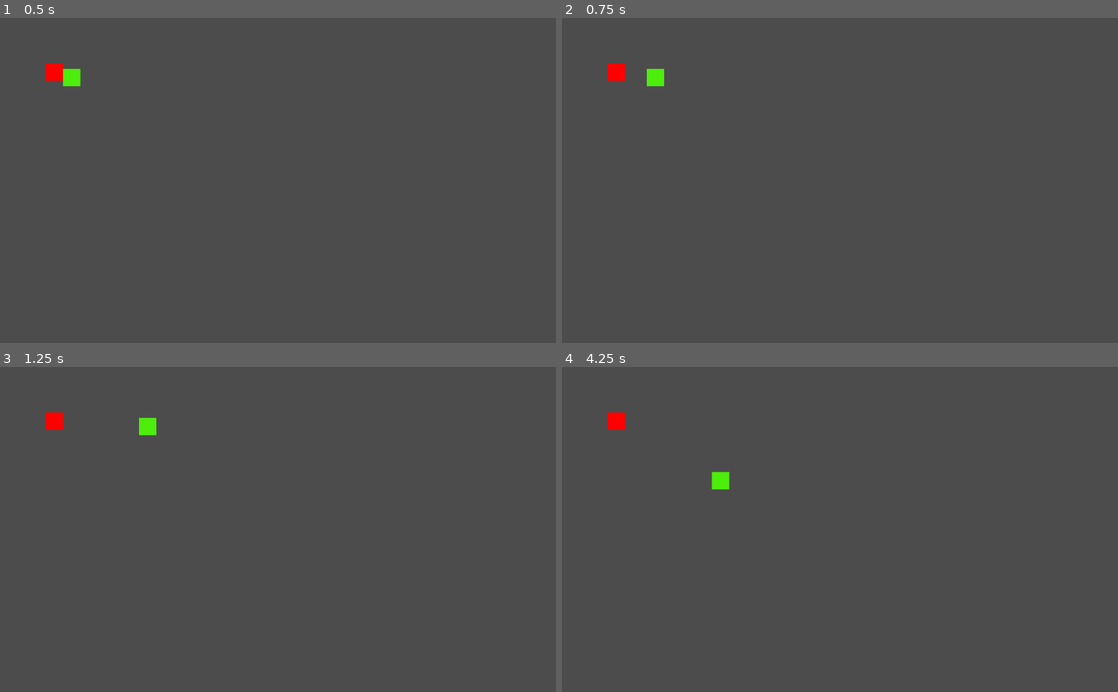
Above: before the commit, frames 1-4 (two rows, left to right).
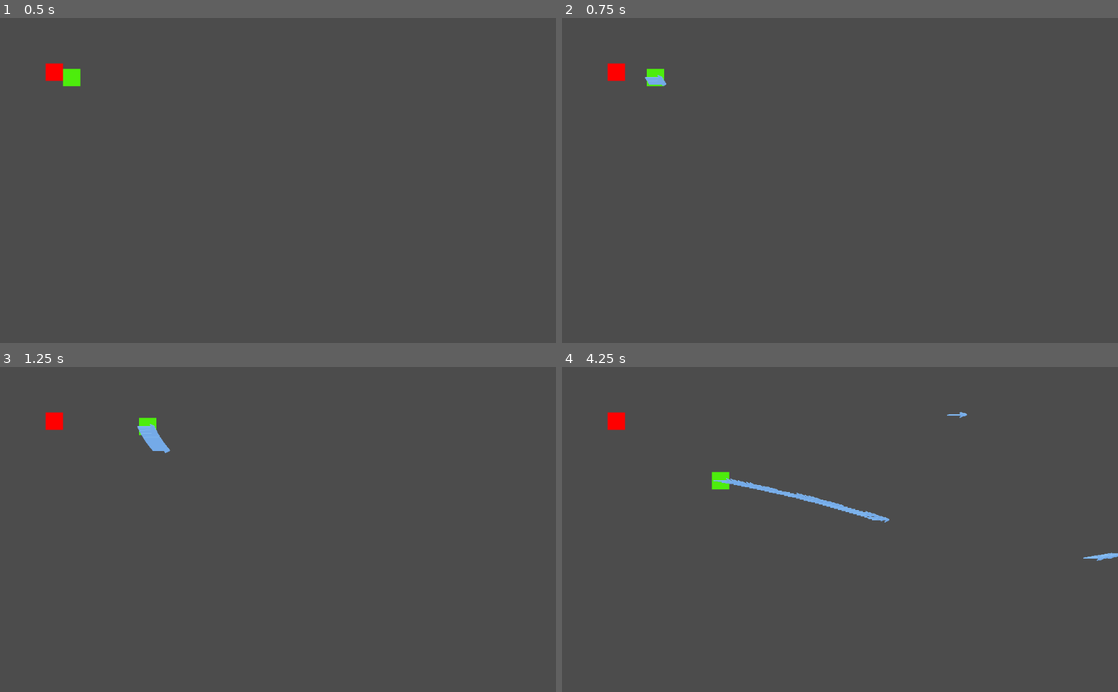
Above: after the commit, the same moments.

Repository: Skengrek/MultiplayerRPG
Game: Godot game, scene res://Scenes/main/Game.tscn
Same seed, same stepped clock (60 frames per second), same inputs: the game is played once before the commit and once after it.
Inputs (mouse positions are in pixels of both pictures, inside the frame that each line leads up to):
- Up to frame 1 (0.5 s): no input
- Up to frame 2 (0.75 s): tap Enter at 0.5 s; move the mouse to (962, 164) at 0.52 s; hold Right (ui_right) from 0.53 s (still down); hold Right mouse button (spell2, bound only after the commit) from 0.53 s (still down)
- Up to frame 3 (1.25 s): keep holding Right (ui_right); keep holding Right mouse button (spell2, bound only after the commit)
- Up to frame 4 (4.25 s): move the mouse to (728, 545) at 1.27 s; release Right (ui_right) at 1.28 s; release Right mouse button (spell2, bound only after the commit) at 1.28 s; hold Down (ui_down) 1.28-2.03 s; tap Shift (dash) at 1.35 s; right-click (728, 545) at 1.55 s; move the mouse to (895, 458) at 2.02 s; press the mouse at (895, 458) at 2.03 s; hold Right (ui_right) 2.03-2.78 s; right-click (895, 458) at 2.3 s; move the mouse to (812, 594) at 2.77 s; release the mouse at (812, 594) at 2.78 s; hold Up (ui_up) 2.78-3.53 s; right-click (812, 594) at 2.85 s; move the mouse to (1006, 578) at 3.52 s; hold Left (ui_left) from 3.53 s (still down); hold Right mouse button (spell2, bound only after the commit) from 3.53 s (still down)

Frame 1 is identical in both runs. In frame 2, less than 0.1% of the frame differs, in the area x 14-19%, y 17-21%; in frame 3, 0.3%; in frame 4, 0.6%, in the area x 27-100%, y 13-60%.

Commit message:
Added a Ice spear spell to test angle rotation of sprite

Diff:
--- /dev/null
+++ b/Scenes/Spells/IceSpear.gd
@@ -0,0 +1,19 @@
+extends Area2D
+
+export var speed:int = 250
+export var cooldown = 1
+
+var damage = 5
+
+var direction = Vector2.ZERO
+
+func shoot(newDirection, globalPosition):
+	visible = true
+	direction = newDirection
+	$Sprite.rotation_degrees = atan2(newDirection.y, newDirection.x)
+	global_position = globalPosition
+	$AnimationPlayer.play('Fired')
+
+
+func _process(delta):
+	var _moved = translate(speed*delta*direction)
--- /dev/null
+++ b/Scenes/Spells/IceSpear.tscn
@@ -0,0 +1,53 @@
+[gd_scene load_steps=6 format=2]
+
+[ext_resource path="res://Scenes/Spells/IceSpear.gd" type="Script" id=1]
+[ext_resource path="res://Assets/Spells/glassArrow.png" type="Texture" id=2]
+
+[sub_resource type="RectangleShape2D" id=1]
+extents = Vector2( 16, 5 )
+
+[sub_resource type="Animation" id=2]
+resource_name = "Fired"
+length = 0.3
+loop = true
+tracks/0/type = "value"
+tracks/0/path = NodePath("Sprite:frame")
+tracks/0/interp = 1
+tracks/0/loop_wrap = true
+tracks/0/imported = false
+tracks/0/enabled = true
+tracks/0/keys = {
+"times": PoolRealArray( 0, 0.1, 0.2 ),
+"transitions": PoolRealArray( 1, 1, 1 ),
+"update": 1,
+"values": [ 0, 1, 2 ]
+}
+
+[sub_resource type="Animation" id=3]
+length = 0.001
+tracks/0/type = "value"
+tracks/0/path = NodePath("Sprite:frame")
+tracks/0/interp = 1
+tracks/0/loop_wrap = true
+tracks/0/imported = false
+tracks/0/enabled = true
+tracks/0/keys = {
+"times": PoolRealArray( 0 ),
+"transitions": PoolRealArray( 1 ),
+"update": 0,
+"values": [ 0 ]
+}
+
+[node name="IceSpear" type="Area2D"]
+script = ExtResource( 1 )
+
+[node name="Sprite" type="Sprite" parent="."]
+texture = ExtResource( 2 )
+hframes = 3
+
+[node name="CollisionShape2D" type="CollisionShape2D" parent="."]
+shape = SubResource( 1 )
+
+[node name="AnimationPlayer" type="AnimationPlayer" parent="."]
+anims/Fired = SubResource( 2 )
+anims/RESET = SubResource( 3 )
--- a/Scenes/main/Player.gd
+++ b/Scenes/main/Player.gd
@@ -23,6 +23,7 @@
 # Ready ########################################################################
 func _ready():
 	addSpell("res://Scenes/Spells/GrassBlade.tscn")
+	addSpell("res://Scenes/Spells/IceSpear.tscn")
 
 
 # Process ######################################################################
@@ -57,6 +58,8 @@
 
 	if Input.is_action_pressed("spell1"):
 		useSpell(0)
+	if Input.is_action_pressed("spell2"):
+		useSpell(1)
 
 	velocity = velocity.normalized() * speed
 
--- a/project.godot
+++ b/project.godot
@@ -13,6 +13,30 @@
 config/name="MultiplayerRogueLike"
 run/main_scene="res://Scenes/Main/Game.tscn"
 config/icon="res://icon.png"
+
+[importer_defaults]
+
+texture={
+"compress/bptc_ldr": 0,
+"compress/hdr_mode": 0,
+"compress/lossy_quality": 0.7,
+"compress/mode": 0,
+"compress/normal_map": 0,
+"detect_3d": true,
+"flags/anisotropic": false,
+"flags/filter": false,
+"flags/mipmaps": false,
+"flags/repeat": 0,
+"flags/srgb": 2,
+"process/HDR_as_SRGB": false,
+"process/fix_alpha_border": true,
+"process/invert_color": false,
+"process/normal_map_invert_y": false,
+"process/premult_alpha": false,
+"size_limit": 0,
+"stream": false,
+"svg/scale": 1.0
+}
 
 [input]
 
@@ -54,6 +78,11 @@
 "events": [ Object(InputEventMouseButton,"resource_local_to_scene":false,"resource_name":"","device":0,"alt":false,"shi …(212 unchanged characters)…
  ]
 }
+spell2={
+"deadzone": 0.5,
+"events": [ Object(InputEventMouseButton,"resource_local_to_scene":false,"resource_name":"","device":0,"alt":false,"shift":false,"control":false,"meta":false,"command":false,"button_mask":0,"position":Vector2( 0, 0 ),"global_position":Vector2( 0, 0 ),"factor":1.0,"button_index":2,"pressed":false,"doubleclick":false,"script":null)
+ ]
+}
 
 [layer_names]
 
Binary file added: Assets/Spells/glassArrow.png
Not shown, added: Assets/Spells/glassArrow.png.import
